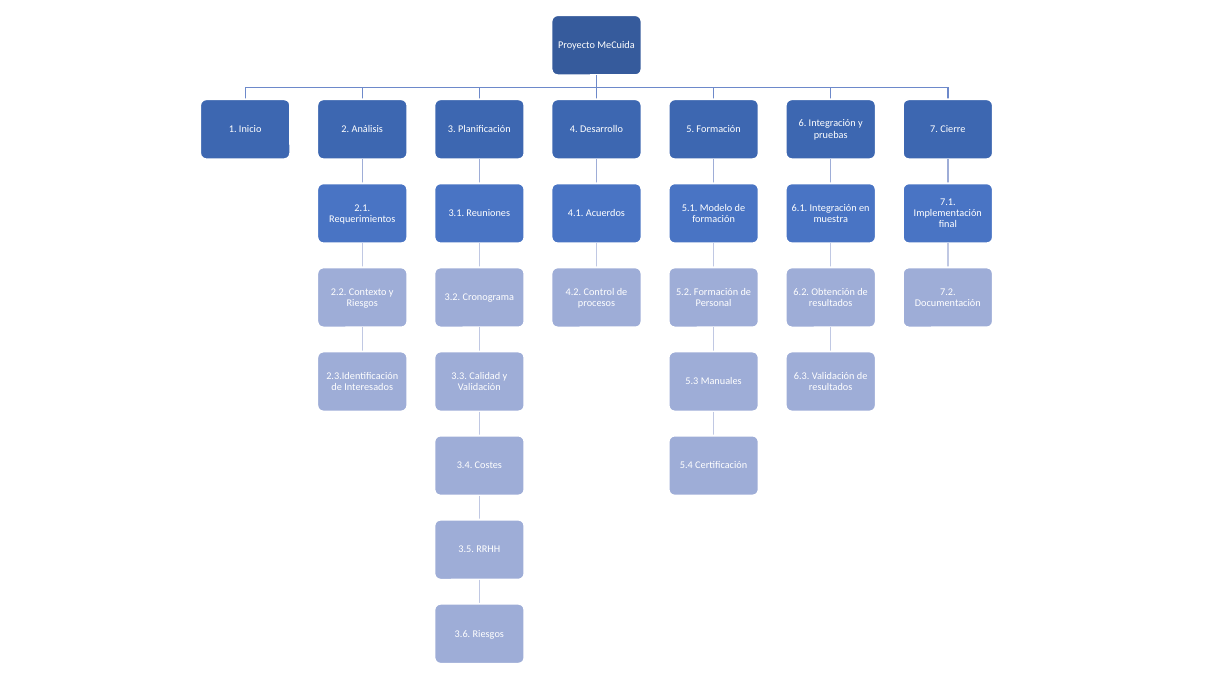
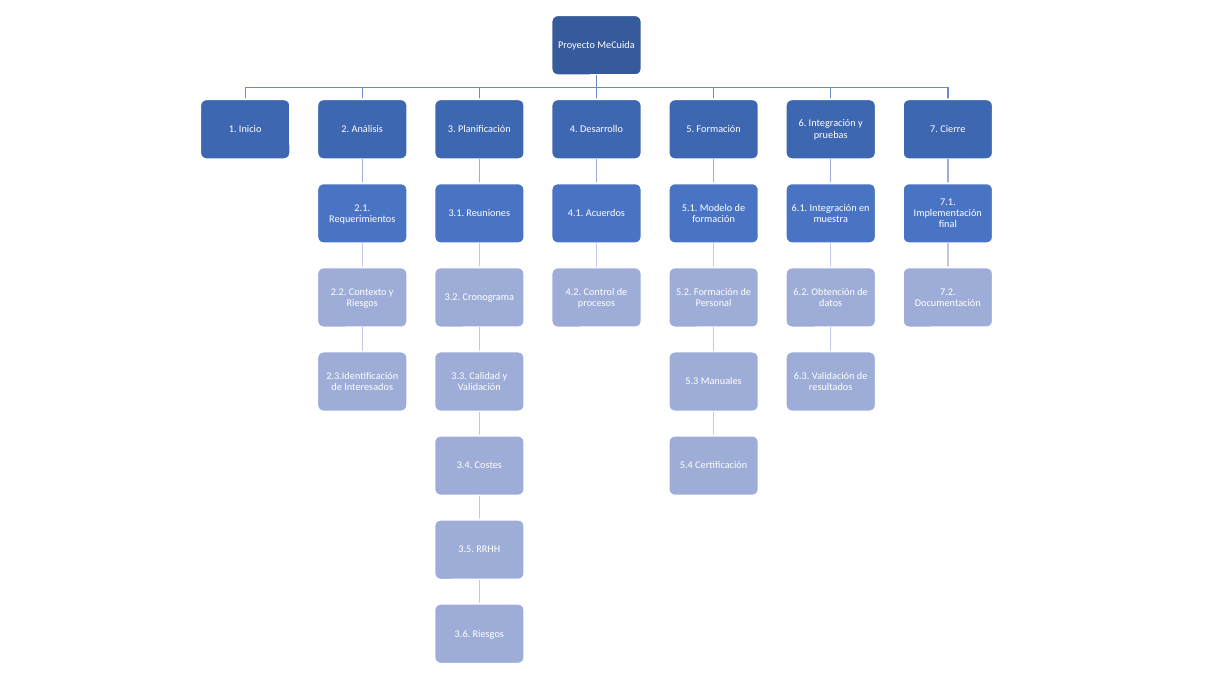
Before and after one commit to galledohm/Gestion_Proyectos, a slide deck: slide 1 of Documentos_generados/Integracion_Alcance/Alcance/WBS.pptx. Drawn at 1232x693 pixels with LibreOffice and Linux fonts; fonts in the diff are those of the drawing. Boxes give left, top, right and bottom in pixels: in the first picture for what was removed or moved away, otherwise in the second. Text is boxed around its words. In the diff, an @@ line names an element or a change of style, - is before the commit and + after.

```diff
--- a/Documentos_generados/Integracion_Alcance/Alcance/WBS.pptx
+++ b/Documentos_generados/Integracion_Alcance/Alcance/WBS.pptx
@@ text at (793, 288, 868, 306): text changed @@
-6.2. Obtención de resultados
+6.2. Obtención de datos
```
Also in this commit, not shown: 2 other files.
